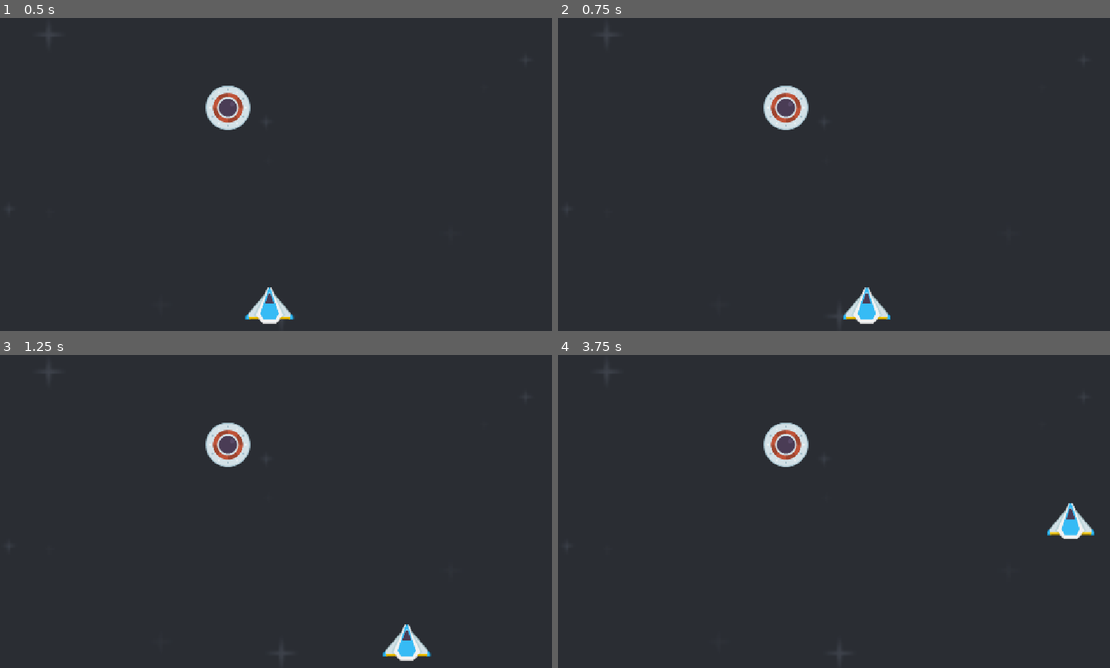
Above: before the commit, frames 1-4 (two rows, left to right).
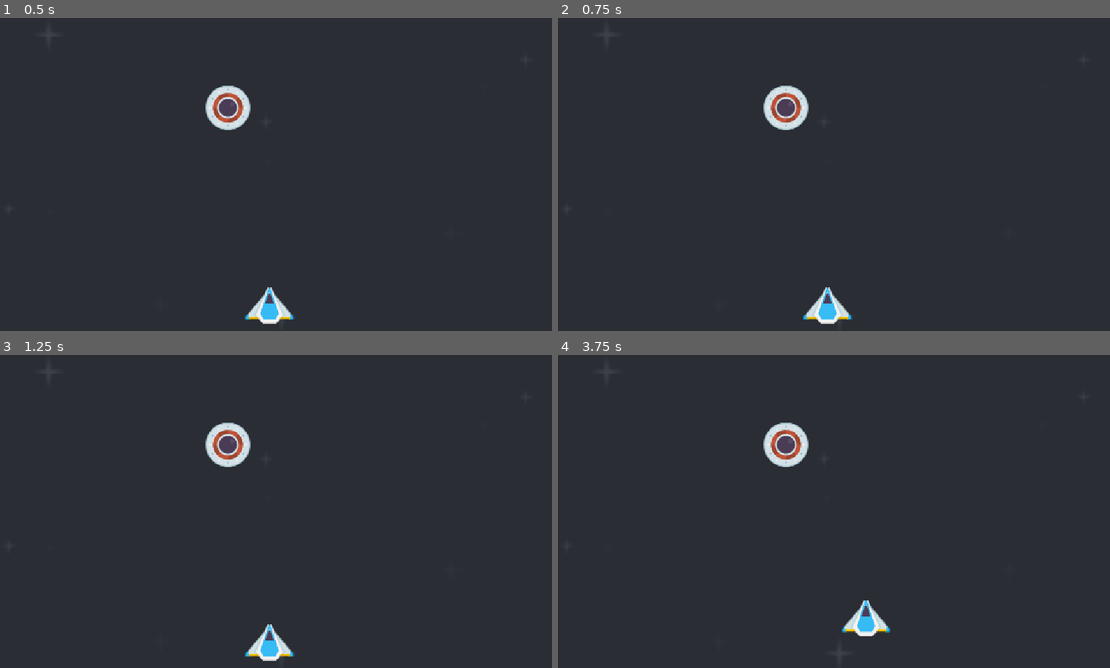
Above: after the commit, the same moments.

Repository: two-sticks-and-a-rock/space-arcade
Game: Godot game, scene res://scenes/prototyping.tscn
Two runs of this game, one before a commit and one after it. Both use one fixed random seed, a clock stepped at 60 frames per second and the inputs below.
Inputs (mouse positions are in pixels of both pictures, inside the frame that each line leads up to):
- Up to frame 1 (0.5 s): no input
- Up to frame 2 (0.75 s): tap Enter at 0.5 s; move the mouse to (949, 155) at 0.52 s; press the mouse at (949, 155) at 0.53 s; hold Right (move_right) from 0.53 s (still down)
- Up to frame 3 (1.25 s): keep holding Right (move_right)
- Up to frame 4 (3.75 s): move the mouse to (712, 524) at 1.27 s; release Right (move_right) at 1.28 s; release the mouse at (712, 524) at 1.28 s; hold Down (move_back) 1.28-2.03 s; click (712, 524) at 1.35 s; tap Space at 2 s; move the mouse to (883, 439) at 2.02 s; press the mouse at (883, 439) at 2.03 s; hold Right (move_right) 2.03-2.78 s; move the mouse to (800, 574) at 2.77 s; release the mouse at (800, 574) at 2.78 s; hold Up (move_forward) 2.78-3.53 s; click (800, 574) at 2.85 s; move the mouse to (999, 558) at 3.52 s; press the mouse at (999, 558) at 3.53 s; hold Left (move_left) from 3.53 s (still down)

Frame 1 is identical in both runs. In frame 2, 1.1% of the frame differs, in the area x 44-61%, y 86-98%; in frame 3, 1.1%, in the area x 44-79%, y 86-98%; in frame 4, 1.1%.

Commit message:
visible slingshot

Diff:
--- a/scenes/player/player.gd
+++ b/scenes/player/player.gd
@@ -1,34 +1,18 @@
-extends Area2D
+extends RigidBody2D
 
 signal hit
 
 @export var speed = 400
-var screen_size
+var direction = Vector2.ZERO
 
-func _ready():
-	screen_size = get_viewport_rect().size
-
-func _process(delta):
-	var velocity = Vector2.ZERO
-	if Input.is_action_pressed("move_right"):
-		velocity.x += 1
-	if Input.is_action_pressed("move_left"):
-		velocity.x -= 1
-	if Input.is_action_pressed("move_back"):
-		velocity.y += 1
-	if Input.is_action_pressed("move_forward"):
-		velocity.y -= 1
-
-	if velocity.length() > 0:
-		velocity = velocity.normalized() * speed
-
-	position += velocity * delta
-	position = position.clamp(Vector2.ZERO, screen_size)
+func _physics_process(_delta):
+	linear_velocity = direction * speed
+	direction = lerp(direction, Vector2.ZERO, 0.01)
 
 func _on_body_entered(_body):
 	print("_on_body_entered")
 	# disable player collision
-	hide()
+	# hide()
 	hit.emit()
 	# Must be deferred as we can't change physics properties on a physics callback.
 	$CollisionShape2D.set_deferred("disabled", true)
--- a/scenes/player/player.tscn
+++ b/scenes/player/player.tscn
@@ -2,6 +2,7 @@
 
 [ext_resource type="Texture2D" uid="uid://bxqn8riy2auod" path="res://art/sprites/player/playerShip3_blue.png" id="1_3vyb7"]
 [ext_resource type="Script" uid="uid://d02iqtql42dlw" path="res://scenes/player/player.gd" id="1_g2els"]
+[ext_resource type="Script" uid="uid://cg3xb6odenjtk" path="res://scenes/player/slingshot.gd" id="3_gmlin"]
 
 [sub_resource type="SpriteFrames" id="SpriteFrames_kcn5b"]
 animations = [{
@@ -17,7 +18,8 @@
 [sub_resource type="RectangleShape2D" id="RectangleShape2D_prw6y"]
 size = Vector2(58, 75)
 
-[node name="player" type="Area2D" unique_id=1841504681]
+[node name="player" type="RigidBody2D" unique_id=2109895852]
+gravity_scale = 0.0
 script = ExtResource("1_g2els")
 metadata/_edit_group_ = true
 
@@ -28,4 +30,7 @@
 [node name="CollisionShape2D" type="CollisionShape2D" parent="." unique_id=697972149]
 shape = SubResource("RectangleShape2D_prw6y")
 
+[node name="slingshot" type="Line2D" parent="." unique_id=1362438699]
+script = ExtResource("3_gmlin")
+
 [connection signal="body_entered" from="." to="." method="_on_body_entered"]
--- /dev/null
+++ b/scenes/player/slingshot.gd
@@ -0,0 +1,27 @@
+extends Line2D
+
+@onready var player = get_parent() as RigidBody2D
+
+var start_vector := Vector2.ZERO
+var end_vector := Vector2.ZERO
+
+
+func _input(_event: InputEvent) -> void:
+    if Input.is_action_just_pressed("click"):
+        clear_points()
+        # The moment the mouse click happens, save the start vector
+        start_vector = get_global_mouse_position()
+        end_vector = start_vector
+    if Input.is_action_pressed("click"):
+        # While the player holds the button, update the end_vector
+        end_vector = get_global_mouse_position()
+        clear_points()
+
+        var visible_start_vector = to_local(player.global_position)
+        var visible_end_vector = to_local(player.global_position + (start_vector - end_vector))
+        add_point(visible_start_vector, 0)
+        add_point(visible_end_vector, 1)
+    if Input.is_action_just_released("click"):
+        # When the player releases, set the direction of the ship
+        clear_points()
+        player.direction = ((start_vector - end_vector)*2).normalized()
Not shown, added: scenes/player/slingshot.gd.uid
